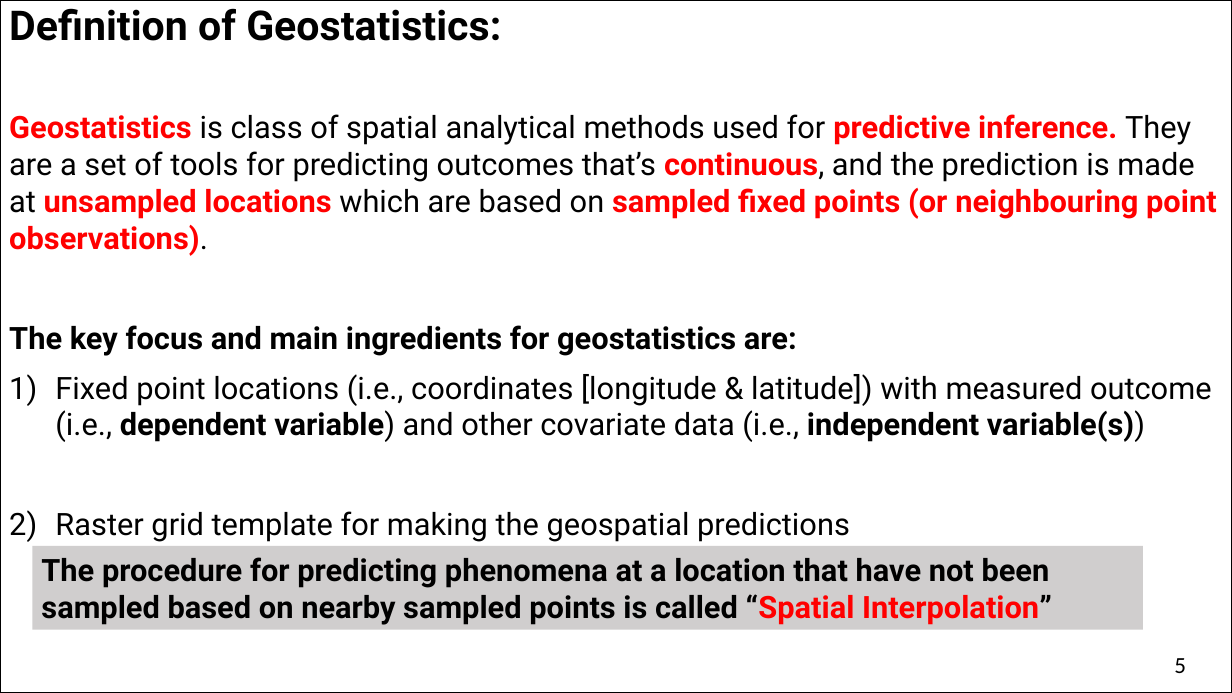
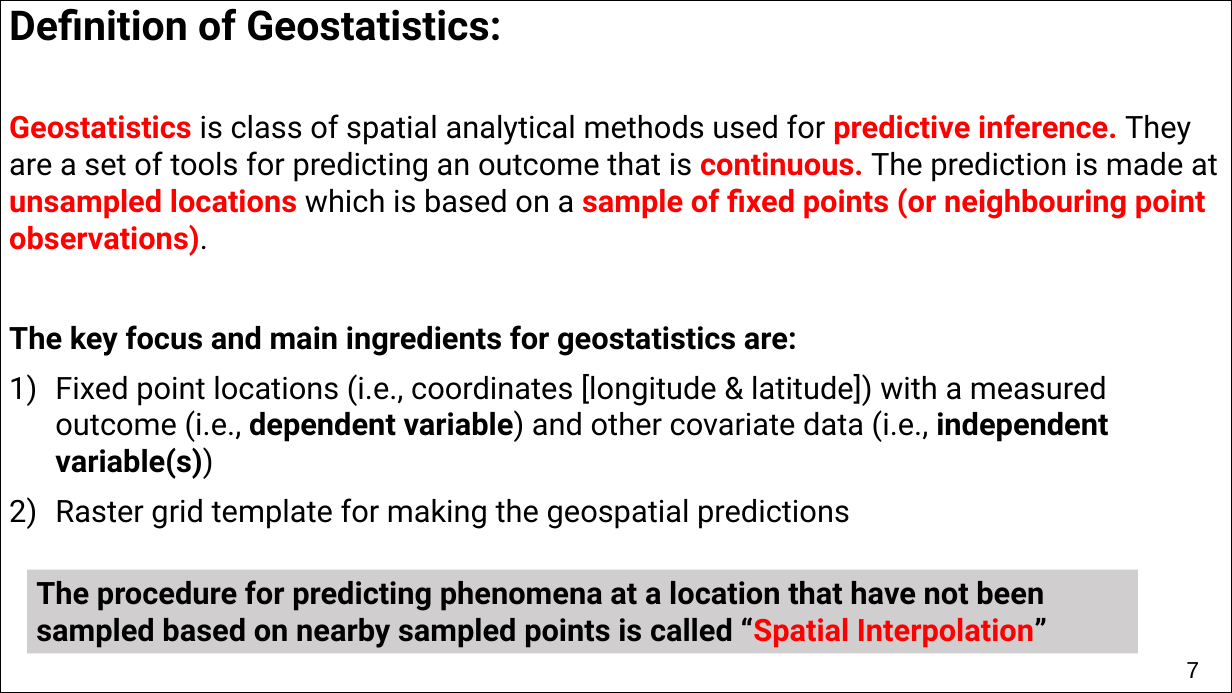
Before and after one commit to UCLPG-MSC-SGDS/GEOG0114, a slide deck: slide 7 of Lecture_notes_powerpoint/Week 6 Lecture Notes - Geostatistical Modelling.pptx (slide 5 before the commit). Drawn at 1232x693 pixels with LibreOffice and Linux fonts; fonts in the diff are those of the drawing. Boxes give left, top, right and bottom in pixels: in the first picture for what was removed or moved away, otherwise in the second. Text is boxed around its words. In the diff, an @@ line names an element or a change of style, - is before the commit and + after.

```diff
--- a/Lecture_notes_powerpoint/Week 6 Lecture Notes - Geostatistical Modelling.pptx
+++ b/Lecture_notes_powerpoint/Week 6 Lecture Notes - Geostatistical Modelling.pptx
@@ text at (9,114,1218,256): text changed @@
-Geostatistics is class of spatial analytical methods used for predictive inference. They are a set of tools for predicting outcomes that’s continuous, and the prediction is made at unsampled locations which are based on sampled fixed points (or neighbouring point observations).
+Geostatistics is class of spatial analytical methods used for predictive inference. They are a set of tools for predicting an outcome that is continuous. The prediction is made at unsampled locations which is based on a sample of fixed points (or neighbouring point observations).
@@ text at (55,374,1108,479): text changed @@
-1) Fixed point locations (i.e., coordinates [longitude & latitude]) with measured outcome (i.e., dependent variable) and other covariate data (i.e., independent variable(s))
+1) Fixed point locations (i.e., coordinates [longitude & latitude]) with a measured outcome (i.e., dependent variable) and other covariate data (i.e., independent variable(s))
@@ rectangle "The procedure for predicting phenomena ...": place and size @@
-rectangle "The procedure for predicting phenomena ..." at (32,546,1143,630)
+rectangle "The procedure for predicting phenomena ..." at (28,569,1139,653)
@@ page number removed at (1174,658,1186,673) @@
-5
@@ page number added at (1186,662,1199,678), 18 pt, text #000000 @@
+7
```
Also in this commit, not shown: 34 other slides changed, 4 slides added, 3 other files.
